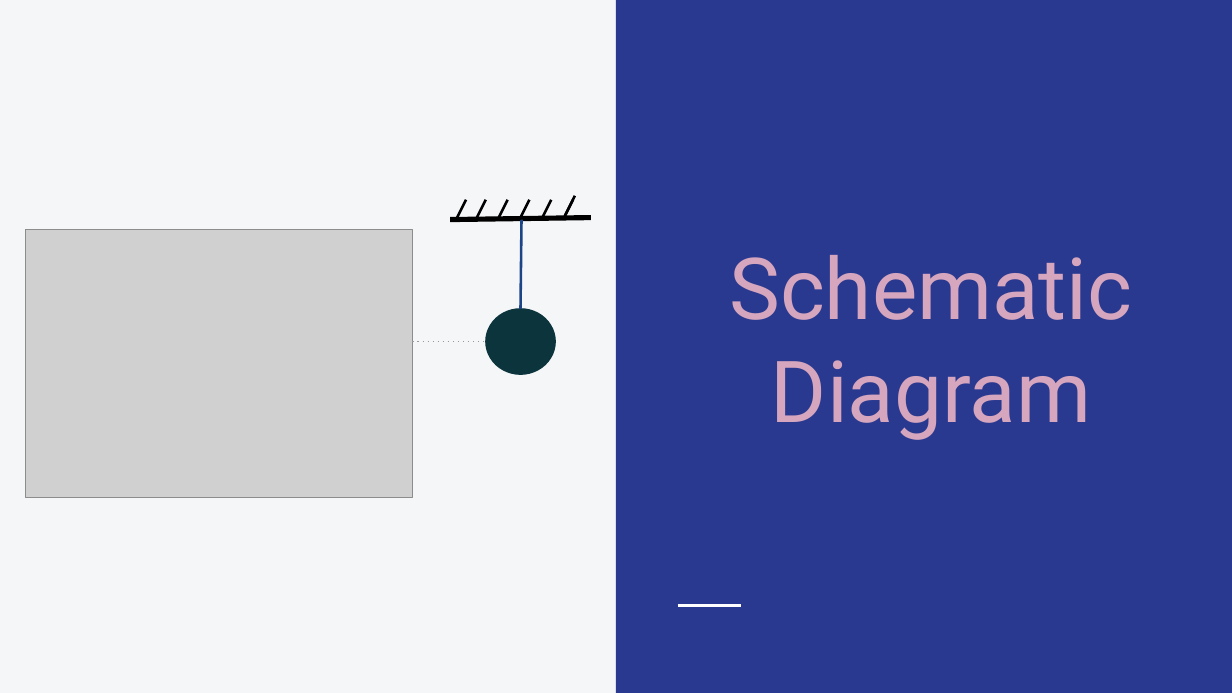
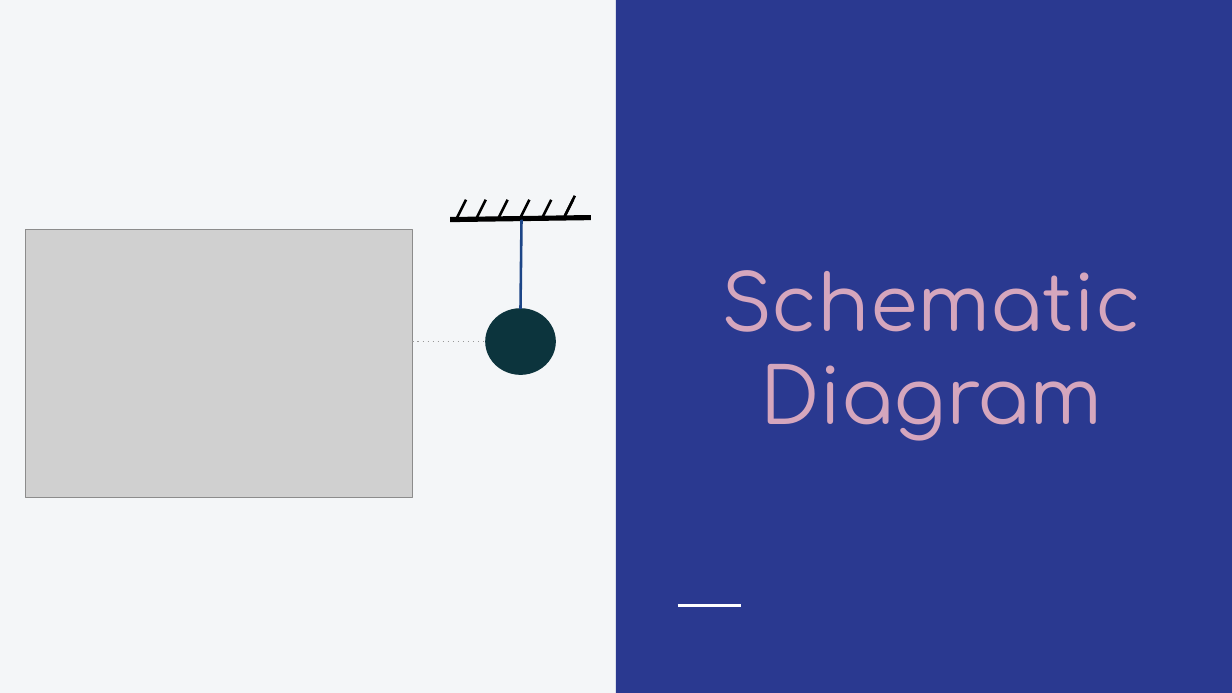
Before and after one commit to snehaljha/mini-project, a slide deck: slide 10 of EC 1309- Measurement & Instrumentation/MI Project Orig.pptx. Drawn at 1232x693 pixels with LibreOffice and Linux fonts; fonts in the diff are those of the drawing; grey boxes stand for pictures. Boxes give left, top, right and bottom in pixels: in the first picture for what was removed or moved away, otherwise in the second. Text is boxed around its words. In the diff, an @@ line names an element or a change of style, - is before the commit and + after.

```diff
--- a/EC 1309- Measurement & Instrumentation/MI Project Orig.pptx
+++ b/EC 1309- Measurement & Instrumentation/MI Project Orig.pptx
@@ title "Schematic Diagram" at box(721, 270, 1141, 441): size 50 to 45 pt, font Roboto to Comfortaa @@
```
Also in this commit, not shown: 14 other slides changed, 1 slide added, 1 slide removed, 2 other files.
